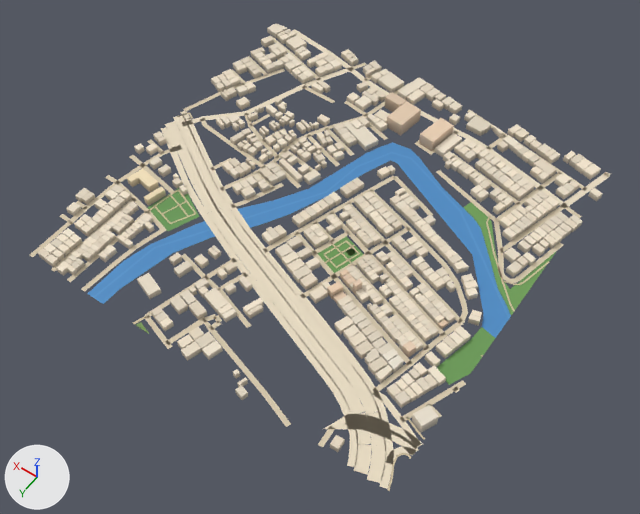
Before and after pictures for a commit that changed the glTF model public/assets/bengaluru-region-v1/tiles/t-17_-5-l0.glb.
Before and after are seen from a 50 mm lens placed at (-8647.0, -1684.0, 797.0), pointed at (-8271.0, -2210.0, -29.0). The lights are fixed; the arrows at lower left show +X, +Y and +Z. The first picture is the older version. Vertices at exactly the same position are counted once.

The first picture shows 'building', 'ground', 'water'.
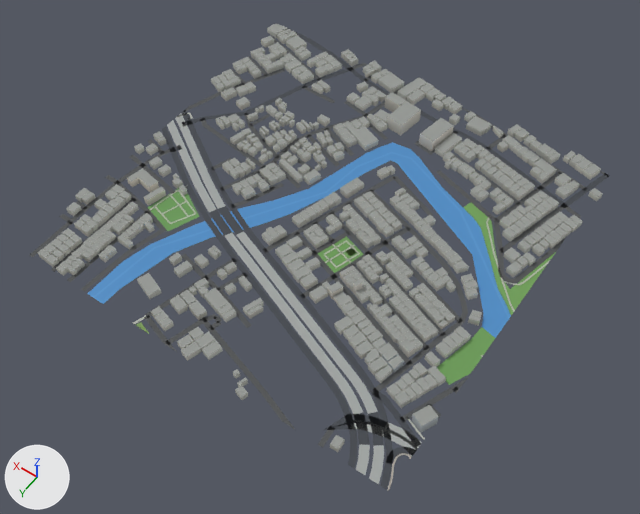
Pixel boxes [x1, y1, x2, y2] of what changed, in the pictures (640 x 514 px; the box of a moved part takes in the faces that stretch with it):
'ground', reshaped
    before: [30, 29, 611, 491]
    after: [30, 28, 610, 490]
part 1 of me_building, recoloured (darker)
    both: [37, 23, 603, 452]
part 2 of me_ground, rebuilt
    before: [305, 319, 379, 415]
    after: [306, 320, 377, 414]
part 3 of me_ground, rebuilt
    before: [224, 233, 306, 331]
    after: [225, 233, 304, 331]
part 4 of me_ground, rebuilt
    before: [295, 326, 365, 416]
    after: [297, 326, 363, 415]
part 5 of me_ground, rebuilt
    before: [235, 231, 315, 324]
    after: [237, 231, 314, 324]
part 6 of me_ground, rebuilt (25% narrower)
    before: [353, 444, 372, 475]
    after: [356, 444, 370, 475]
part 7 of me_ground, rebuilt (15% narrower)
    before: [367, 412, 386, 446]
    after: [368, 412, 384, 446]
part 8 of me_ground, rebuilt (15% narrower)
    before: [352, 413, 371, 445]
    after: [354, 413, 370, 445]
part 9 of me_ground, rebuilt
    before: [173, 115, 186, 126]
    after: [175, 114, 186, 125]
part 10 of me_ground, moved or reshaped
    before: [30, 29, 334, 349]
    after: [30, 28, 334, 352]
part 11 of me_ground, moved or reshaped
    before: [262, 172, 611, 491]
    after: [262, 171, 610, 490]
part 12 of me_ground, moved or reshaped
    before: [351, 62, 507, 137]
    after: [351, 63, 507, 137]
part 13 of me_ground, recoloured
    both: [51, 37, 608, 477]

What the commit changed:
me_building is used by ob_building; location (-8500.0, -2500.0, 0.0).
me_building had 5304 vertices, 6649 faces and spanned x -7.0..511.0, y -12.0..505.0, z 0.0..18.0.
me_building now has 5304 vertices, 7990 faces and spans x -7.0..511.0, y -12.0..505.0, z 0.0..18.0.
me_building part 1: 6649 kept faces spanning x -7.0..511.0, y -12.0..505.0, z 0.0..18.0 get new vertex colours.
me_ground is used by ob_ground; location (-8500.0, -2500.0, 0.0).
me_ground had 1250 vertices, 986 faces and spanned x -3.0..504.0, y -4.0..503.0, z 1.0.
me_ground now has 1277 vertices, 1009 faces and spans x 0.0..500.0, y 0.0..500.0, z 1.0.
me_ground part 2: the loose piece of 14 vertices spanning x 53.0..175.0, y 382.0..445.0, z 1.0 is rebuilt with 14 vertices and now spans x 54.0..174.0, y 383.0..444.0, z 1.0.
me_ground part 3: the loose piece of 12 vertices spanning x 173.0..324.0, y 338.0..408.0, z 1.0 is rebuilt with 12 vertices and now spans x 174.0..323.0, y 339.0..406.0, z 1.0.
me_ground part 4: the loose piece of 10 vertices spanning x 64.0..178.0, y 394.0..455.0, z 1.0 is rebuilt with 10 vertices and now spans x 65.0..177.0, y 396.0..453.0, z 1.0.
me_ground part 5: the loose piece of 10 vertices spanning x 170.0..313.0, y 329.0..395.0, z 1.0 is rebuilt with 10 vertices and now spans x 171.0..313.0, y 330.0..393.0, z 1.0.
me_ground part 6: the loose piece of 8 vertices spanning x 25.0..51.0, y 470.0..502.0, z 1.0 is rebuilt with 8 vertices and now spans x 26.0..49.0, y 471.0..500.0, z 1.0.
me_ground part 7: the loose piece of 8 vertices spanning x 27.0..62.0, y 435.0..470.0, z 1.0 is rebuilt with 8 vertices and now spans x 29.0..60.0, y 436.0..469.0, z 1.0.
me_ground part 8: the loose piece of 6 vertices spanning x 39.0..73.0, y 444.0..478.0, z 1.0 is rebuilt with 6 vertices and now spans x 41.0..71.0, y 445.0..477.0, z 1.0.
me_ground part 9: the loose piece of 4 vertices spanning x 481.0..504.0, y 221.0..243.0, z 1.0 is rebuilt with 4 vertices and now spans x 482.0..500.0, y 222.0..241.0, z 1.0.
me_ground part 10: 44 vertices moved from x 264.0..501.0, y 2.0..503.0, z 1.0 to x 262.0..500.0, y 2.0..500.0, z 1.0; 66 vertices removed from x 308.0..503.0, y -4.0..468.0, z 1.0; 84 vertices added at x 319.0..500.0, y 0.0..494.0, z 1.0.
me_ground part 11: 20 vertices moved from x -3.0..87.0, y -3.0..501.0, z 1.0 to x 0.0..86.0, y 0.0..500.0, z 1.0; 43 vertices removed from x -3.0..139.0, y -3.0..503.0, z 1.0; 48 vertices added at x 0.0..133.0, y 0.0..500.0, z 1.0.
me_ground part 12: 5 vertices moved from x 166.0..362.0, y -3.0..4.0, z 1.0 to x 172.0..362.0, y 0.0..3.0, z 1.0; 5 vertices removed from x 168.0..333.0, y -1.0..10.0, z 1.0; 9 vertices added at x 173.0..327.0, y 0.0..10.0, z 1.0.
me_ground part 13: 714 kept faces spanning x 0.0..500.0, y 0.0..500.0, z 1.0 get new vertex colours; the middle colour goes from beige #d7c9ae to dark grey #535556.
